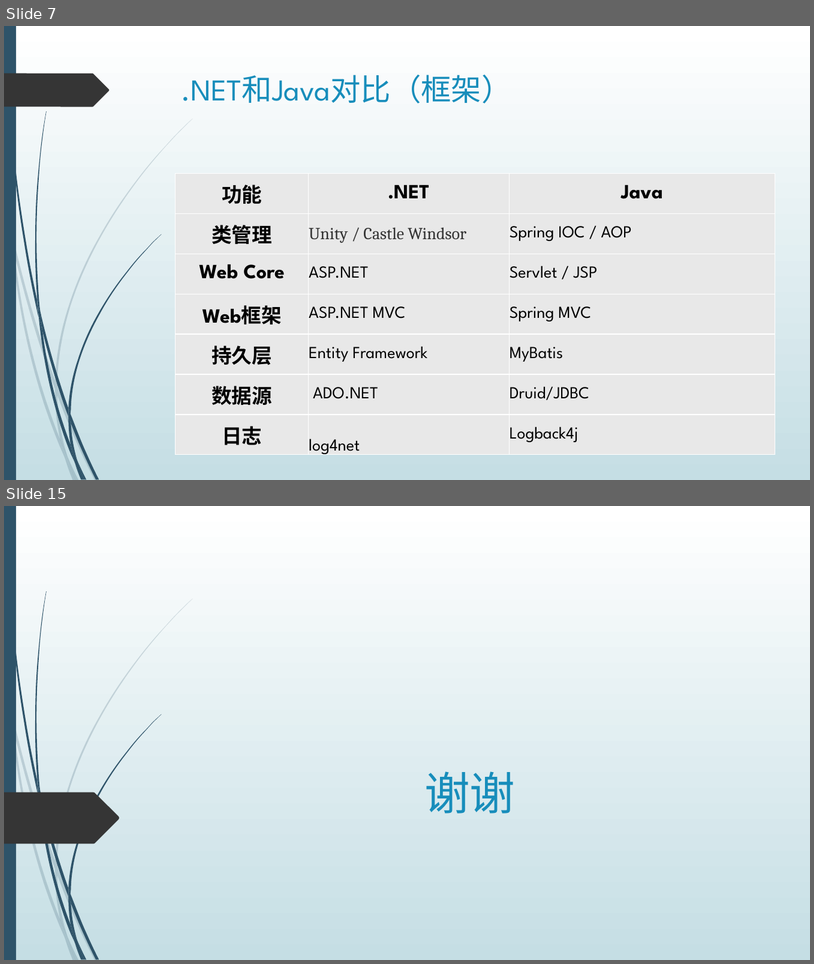
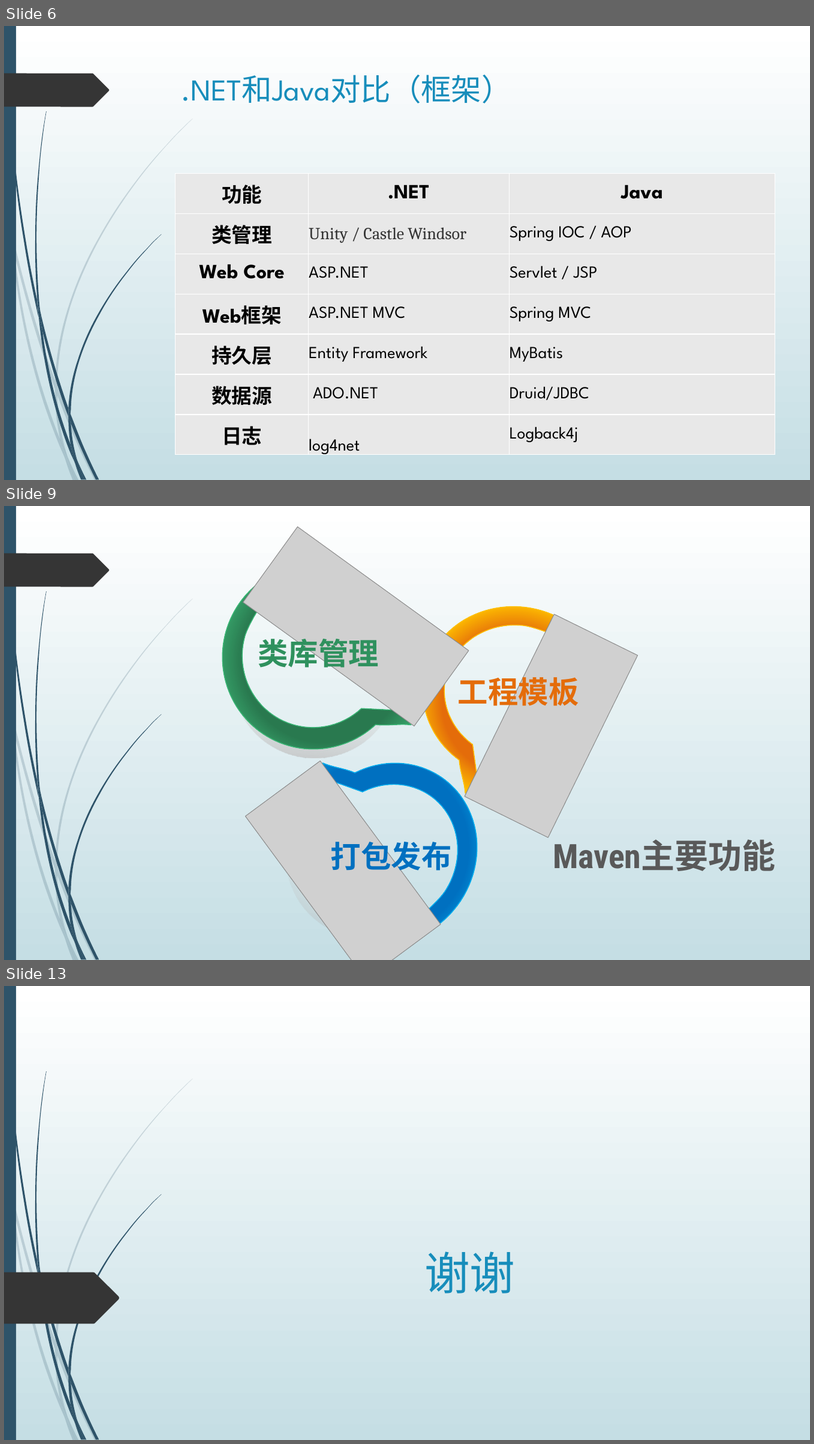
Before and after one commit to dean2015/documents, a slide deck: 201805/JAVA 基础介绍.pptx. Shown one above the other, each under a label of ours: slides 7 and 15 before the commit, slides 6, 9 and 13 after it; the slides between them are not shown. The pictures are 814x964 and 814x1444 pixels, drawn with LibreOffice and Linux fonts; fonts in the diff are those of the drawing; grey boxes stand for pictures. Boxes give left, top, right and bottom in pixels: in the first picture for what was removed or moved away, otherwise in the second. Text is boxed around its words. In the diff, an @@ line names an element or a change of style, - is before the commit and + after.

```diff
--- a/201805/JAVA 基础介绍.pptx
+++ b/201805/JAVA 基础介绍.pptx
@@ slide 9 added at box(4, 506, 810, 960), background gradient #FFFFFF to #C5DEE5; not listed: 24 template elements that a slide beside it also shows @@
@@ freeform shape added at box(198, 540, 451, 780), fill gradient #2A7A50 to #3BAE71 to #46CE87, outline #3BB776 1 pt @@
@@ picture added at box(243, 526, 469, 726) @@
@@ freeform shape added at box(225, 590, 425, 768), fill gradient #BFBFBF to #D9D9D9 @@
@@ freeform shape added at box(408, 594, 620, 811), fill gradient #E46C0A to #FFC000 to #E4D03C, outline #FFC000 1 pt @@
@@ freeform shape added at box(421, 608, 632, 831), fill gradient #808080 to #D9D9D9 @@
@@ picture added at box(465, 615, 638, 838) @@
@@ text added at box(258, 634, 380, 672), 36 pt, text #2F915E, bold @@
+类库管理
@@ text added at box(458, 672, 579, 711), 36 pt, text #E46C0A, bold @@
+工程模板
@@ freeform shape added at box(248, 715, 513, 960), fill gradient #0070C0 to #00B0F0, outline #00B0F0 1 pt @@
@@ freeform shape added at box(240, 729, 480, 960), fill gradient #808080 to #D9D9D9 @@
@@ picture added at box(246, 761, 441, 960) @@
@@ text added at box(331, 837, 452, 875), 36 pt, text #0070C0, bold @@
+打包发布
@@ text added at box(553, 839, 776, 871), 40 pt, text #595959, bold @@
+Maven主要功能
@@ what was slide 7 is now slide 6 @@
@@ what was slide 15 is now slide 13 @@
```
Also in this commit, not shown: 4 slides changed, 2 other slides added, 5 slides removed, 12 other files.
